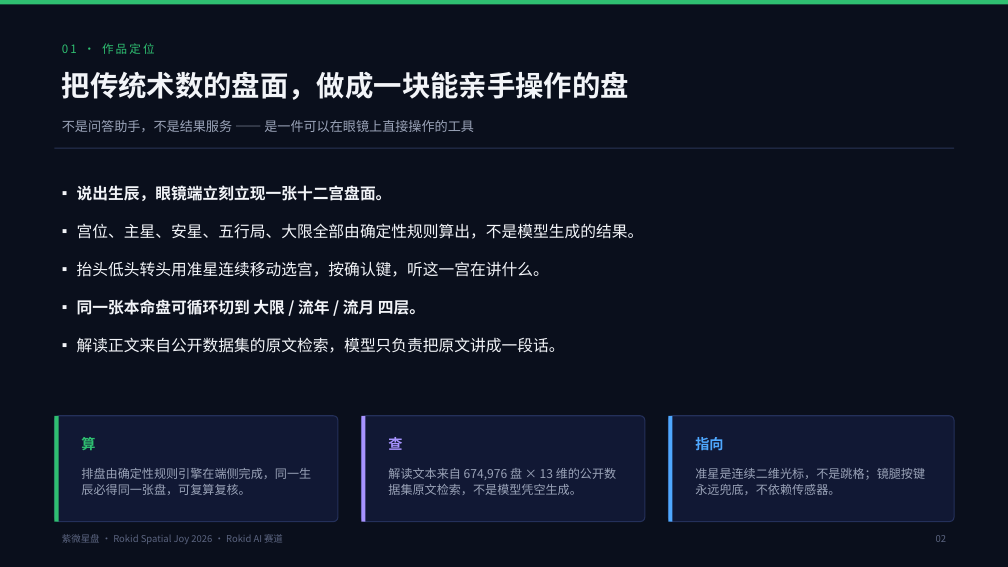
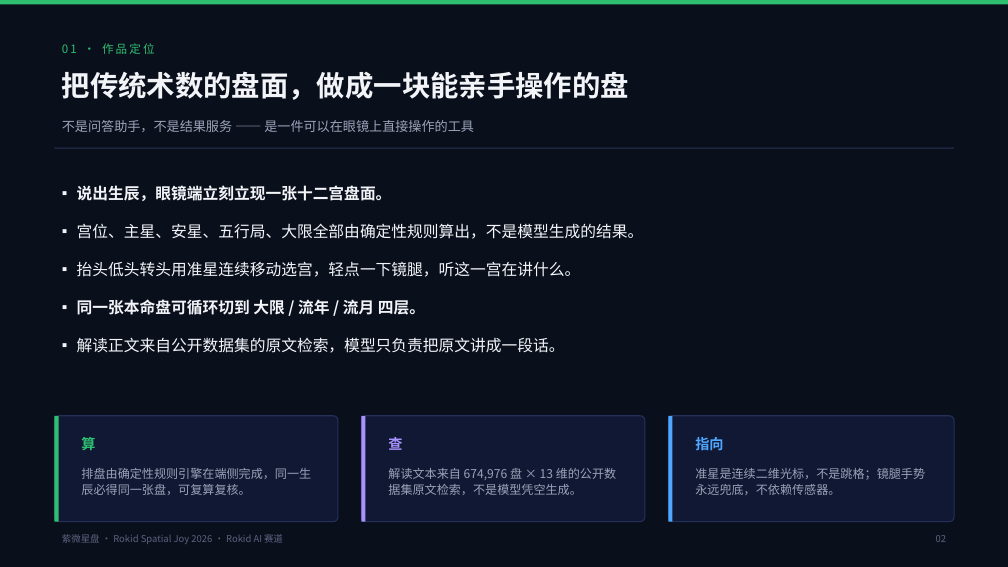
Before and after one commit to frankfika/ziwei, a slide deck: slide 2 of apps/rokid-agent/submit-kit/ppt/紫微星盘-作品信息介绍.pptx. Drawn at 1008x567 pixels with LibreOffice and Linux fonts; fonts in the diff are those of the drawing. Boxes give left, top, right and bottom in pixels: in the first picture for what was removed or moved away, otherwise in the second. Text is boxed around its words. In the diff, an @@ line names an element or a change of style, - is before the commit and + after.

Commit message:
docs(rokid): 对外材料与内部文档同步到手势口径
商店描述 / 视频脚本 / FAQ / 社区帖 / 合规清单 / 软著说明书 / PPT /
README / PROPOSAL / DEVICE-CHECKLIST / HANDOVER / SUBMIT-RUNBOOK
统一改成「滑动选宫 / 轻点确认 / 连点两下切层」。

要点：
- 对外材料不再说「上下键切层」「左右键巡宫」「确认键」——
  真机镜腿没有独立按键，这些说法在真机上不成立。
- DEVICE-CHECKLIST E 组整组重写：按手势描述，并新增
  E17「一次滑动只走一档」、E18「点一下只执行一次」、E19「抄原始键值日志」。
- SUBMIT-RUNBOOK §0 补上真机手势实测表（言值项目）与 Studio bundle 派发逻辑
  两条证据，阻塞表「真机交互链路」行同步。
- 软著说明书按键表改手势表；源程序打印稿重出（5119 行 → 61 页）、
  说明书 PDF 重出、提审 PPT 重出（10 页 / 0.81 MB）。

```diff
--- a/apps/rokid-agent/submit-kit/ppt/紫微星盘-作品信息介绍.pptx
+++ b/apps/rokid-agent/submit-kit/ppt/紫微星盘-作品信息介绍.pptx
@@ text at [77, 261, 581, 277]: text changed @@
-▪ 抬头低头转头用准星连续移动选宫，按确认键，听这一宫在讲什么。
+▪ 抬头低头转头用准星连续移动选宫，轻点一下镜腿，听这一宫在讲什么。
@@ text at [695, 468, 925, 495]: text changed @@
-准星是连续二维光标，不是跳格；镜腿按键永远兜底，不依赖传感器。
+准星是连续二维光标，不是跳格；镜腿手势永远兜底，不依赖传感器。
```
Also in this commit, not shown: 2 other slides changed, 12 other files.
